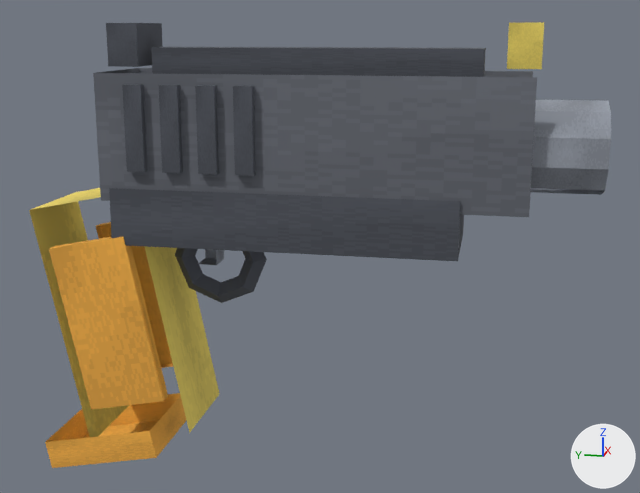
The glTF model packages/client/public/models/weapons/weapon_pistol.glb, before and after one commit.
Both versions are drawn from a camera (50 mm lens) standing at (-1.67, -0.66, 0.33) and looking at (0.011, -0.324, -0.09). The lights are fixed; the arrows at lower right show +X, +Y and +Z. The older version comes first. Vertices at exactly the same position are counted once.

The first picture shows 'weapon_pistol'.
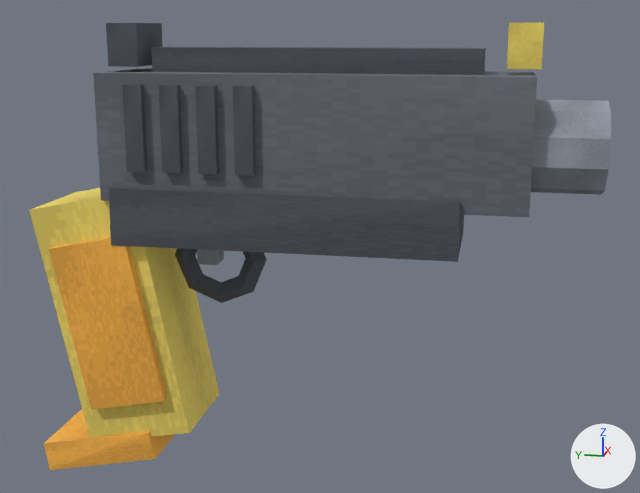
What the commit changed:
me_weapon_pistol is used by ob_weapon_pistol; location (0.0, 0.0, 0.0).
me_weapon_pistol had 195 vertices, 250 faces and spanned x -0.125..0.125, y -0.85..0.244, z -0.573..0.34.
me_weapon_pistol now has 196 vertices, 280 faces and spans x -0.125..0.125, y -0.85..0.244, z -0.573..0.34.
Part 1, on me_weapon_pistol:
4 vertices are removed from x -0.113..0.1, y -0.004..0.244, z -0.526..0.035.
11 faces are deleted.
12 vertices move from x -0.116..0.116, y -0.6..0.244, z -0.573..0.035 to x -0.12..0.12, y -0.6..0.232, z -0.573..0.035.
5 vertices are added at (-0.115, 0.06, 0.035), (-0.025, -0.08, -0.03), (-0.105, 0.244, -0.514), (0.11, 0.232, -0.573), (0.105, 0.244, -0.514).
41 new faces join them.
me_weapon_pistol part 2: 1 kept faces spanning x -0.11..-0.105, y -0.004..0.232, z -0.573..-0.467 get new texture (UV) coordinates.

Location of each change, (x1, y1, x2, y2) in pixels of the pictures (640 x 493 px; the box of a moved part takes in the faces that stretch with it):
'weapon_pistol', reshaped: before (29, 22, 611, 468); after (29, 22, 611, 470)
part 1 of me_weapon_pistol, moved or reshaped: before (46, 188, 464, 468); after (29, 68, 604, 470)
part 2 of me_weapon_pistol, surface changed: before (45, 431, 148, 468); after (52, 433, 155, 470)
